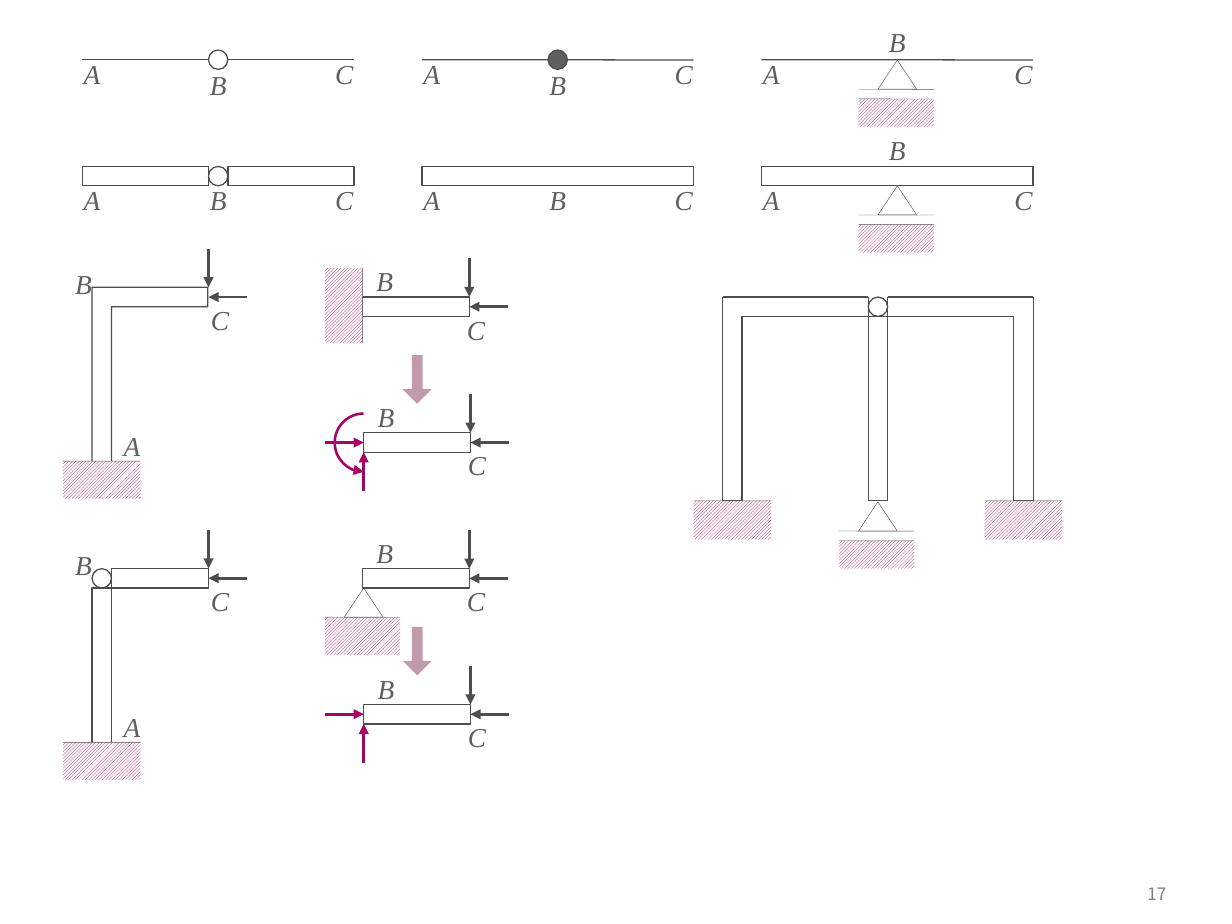
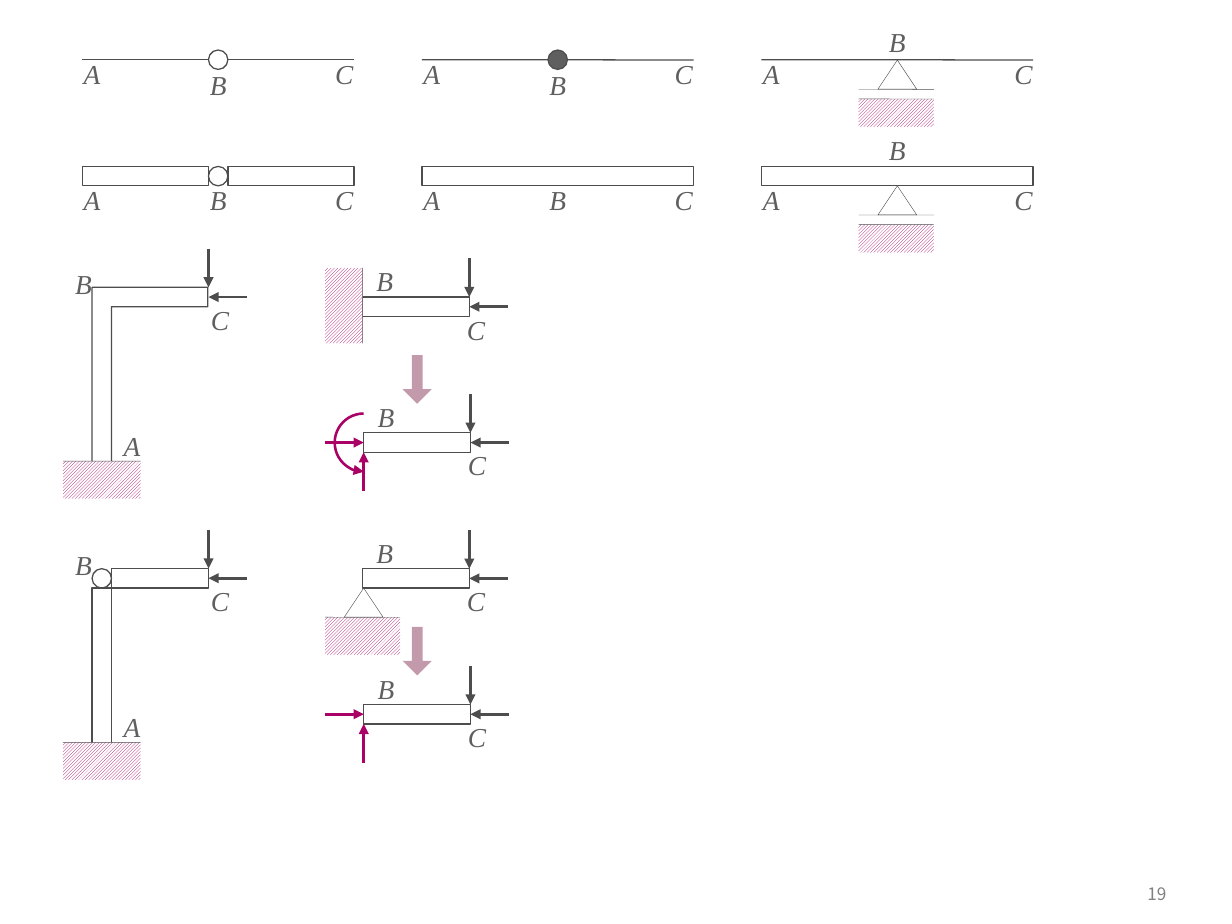
Before and after one commit to ironbell87/structural_mechanics_II, a slide deck: slide 19 of figures.pptx (slide 17 before the commit). Drawn at 1232x924 pixels with LibreOffice and Linux fonts; fonts in the diff are those of the drawing. Boxes give left, top, right and bottom in pixels: in the first picture for what was removed or moved away, otherwise in the second. Text is boxed around its words. In the diff, an @@ line names an element or a change of style, - is before the commit and + after.

```diff
--- a/figures.pptx
+++ b/figures.pptx
@@ group removed at [694, 297, 1062, 569]: 20 lines, 3 rectangles, 1 ellipse, 1 triangle @@
@@ page number at [1147, 887, 1166, 900]: text changed @@
-17
+19
```
Also in this commit, not shown: 2 slides added, 15 other files.
